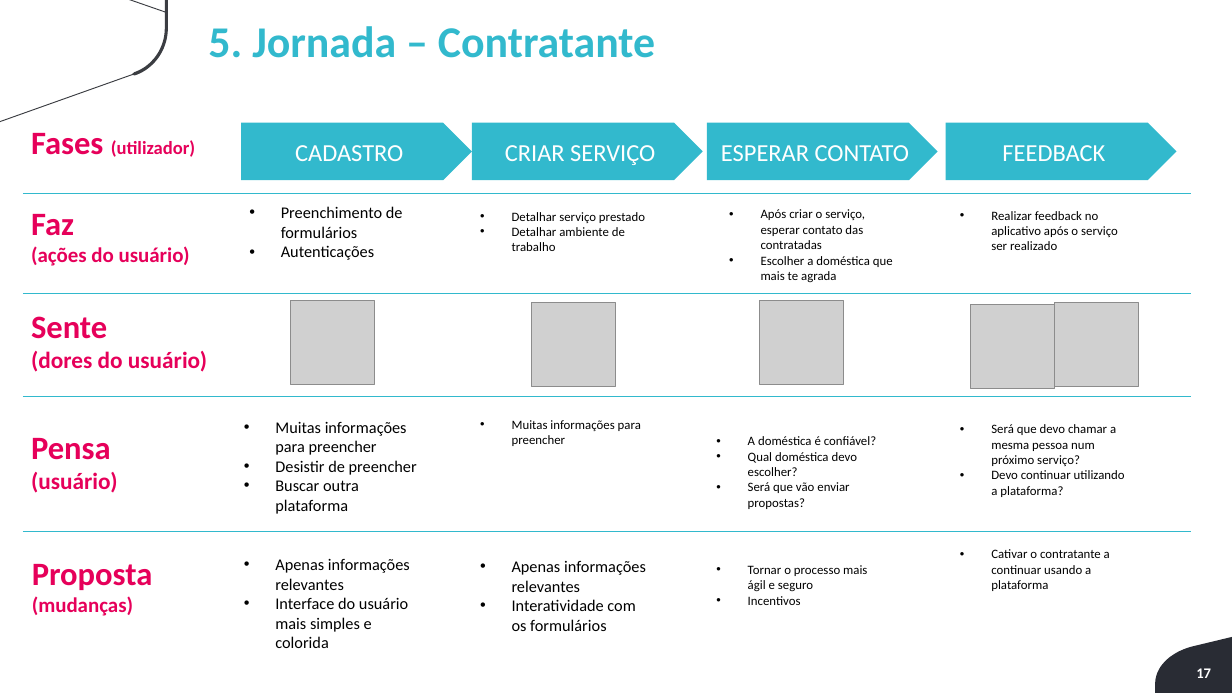
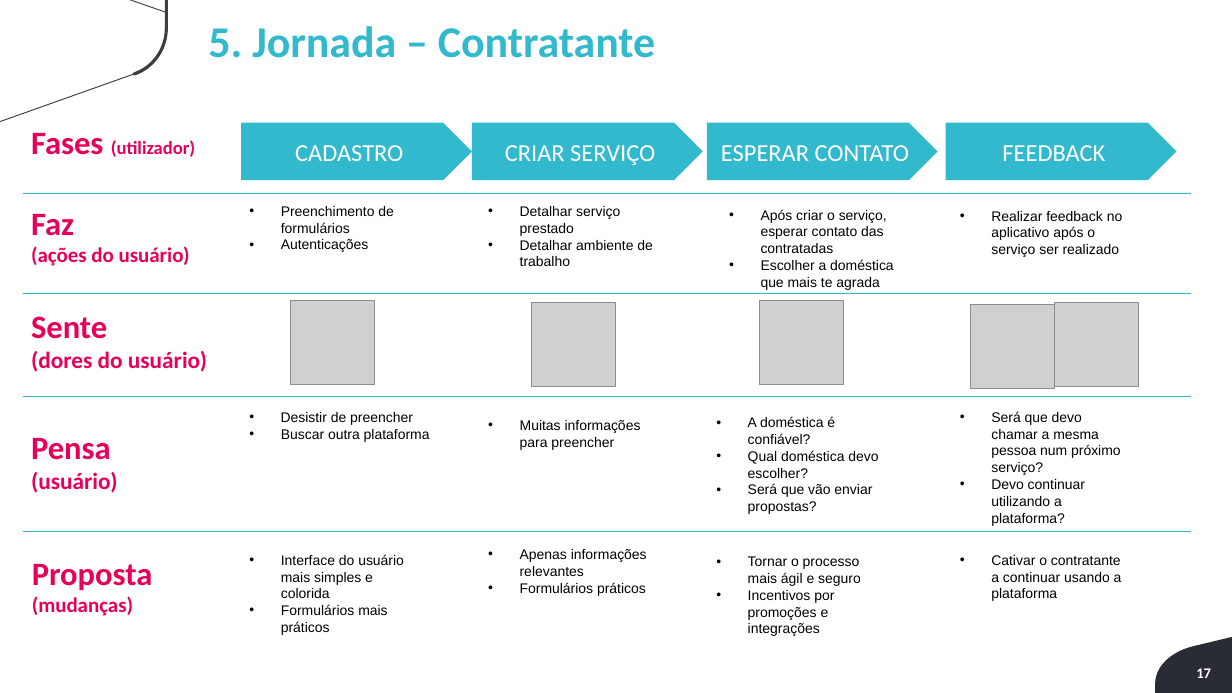
Before and after one commit to robertogsl/Grupo1-3ADSA, a slide deck: slide 17 of Documentação/Entregavel-do-projeto-jornada1.pptx.pptx. Drawn at 1232x693 pixels with LibreOffice and Linux fonts; fonts in the diff are those of the drawing; grey boxes stand for pictures; background and template pictures are left out. Boxes give left, top, right and bottom in pixels: in the first picture for what was removed or moved away, otherwise in the second. Text is boxed around its words. In the diff, an @@ line names an element or a change of style, - is before the commit and + after.

```diff
--- a/Documentação/Entregavel-do-projeto-jornada1.pptx.pptx
+++ b/Documentação/Entregavel-do-projeto-jornada1.pptx.pptx
@@ text "Preenchimento de formulários" at <box>281,206,394,252</box>: size 14 to 12 pt, font Calibri to Arial @@
@@ text "Detalhar serviço prestado": place and size @@
-text "Detalhar serviço prestado" at <box>512,212,645,251</box>
+text "Detalhar serviço prestado" at <box>520,206,653,266</box>
@@ text "Desistir de preencher": place and size @@
-text "Desistir de preencher" at <box>275,422,417,514</box>
+text "Desistir de preencher" at <box>281,412,430,442</box>
@@ text "Desistir de preencher" at <box>281,412,430,442</box>: size 14 to 12 pt, font Calibri to Arial; indent changed @@
@@ text "Muitas informações para preencher": place and size @@
-text "Muitas informações para preencher" at <box>512,420,641,446</box>
+text "Muitas informações para preencher" at <box>520,420,641,450</box>
@@ text "A doméstica é confiável?": place and size @@
-text "A doméstica é confiável?" at <box>748,436,876,509</box>
+text "A doméstica é confiável?" at <box>748,416,878,514</box>
@@ size 11 to 12 pt, font Calibri to Arial in 7 elements at <box>991,211,1123,257</box>, <box>761,209,894,290</box>, <box>520,420,641,450</box>, <box>991,555,1122,601</box>, <box>520,206,653,266</box>, <box>748,416,878,514</box>, <box>991,411,1121,526</box> @@
@@ text "Será que devo chamar a ...": place and size @@
-text "Será que devo chamar a ..." at <box>991,424,1125,497</box>
+text "Será que devo chamar a ..." at <box>991,411,1121,526</box>
@@ text at <box>275,422,407,455</box>: paragraph removed @@
-• Muitas informações para preencher
@@ text at <box>275,559,410,590</box>: paragraph removed @@
-• Apenas informações relevantes
@@ text at <box>281,554,404,598</box>: size 14 to 12 pt, font Calibri to Arial in "Interface do usuário mais simples e colorida" @@
@@ text "Apenas informações relevantes": place and size @@
-text "Apenas informações relevantes" at <box>512,561,646,631</box>
+text "Apenas informações relevantes" at <box>520,549,647,596</box>
@@ text at <box>520,549,647,576</box>: size 14 to 12 pt, font Calibri to Arial in "Apenas informações relevantes" @@
@@ text "Tornar o processo mais ágil ...": place and size @@
-text "Tornar o processo mais ágil ..." at <box>748,565,867,605</box>
+text "Tornar o processo mais ágil ..." at <box>748,556,861,636</box>
@@ text at <box>748,556,861,586</box>: size 11 to 12 pt, font Calibri to Arial in "Tornar o processo mais ágil e seguro" @@
@@ text at <box>520,582,646,596</box>: text changed; size 14 to 12 pt; font Calibri to Arial @@
-• Interatividade com os formulários
+• Formulários práticos
@@ text at <box>748,590,834,636</box>: text changed; size 11 to 12 pt; font Calibri to Arial @@
-• Incentivos
+• Incentivos por promoções e integrações
@@ text at <box>281,604,387,635</box>: paragraph added @@
+• Formulários mais práticos
```
Also in this commit, not shown: 3 other slides changed, 2 slides added, 2 slides removed, 2 other files.
